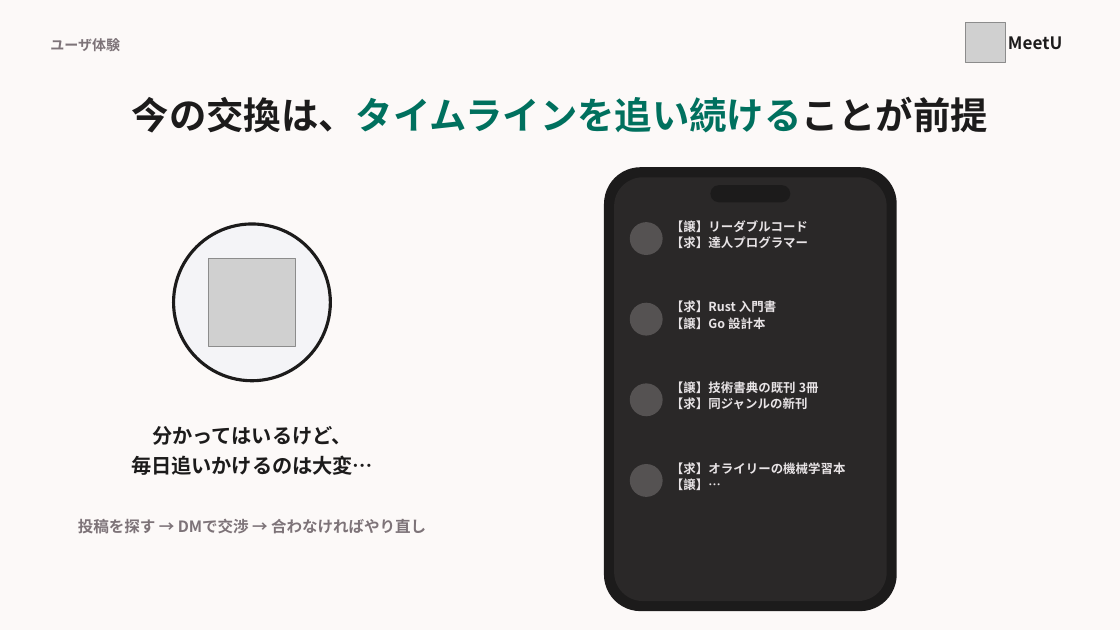
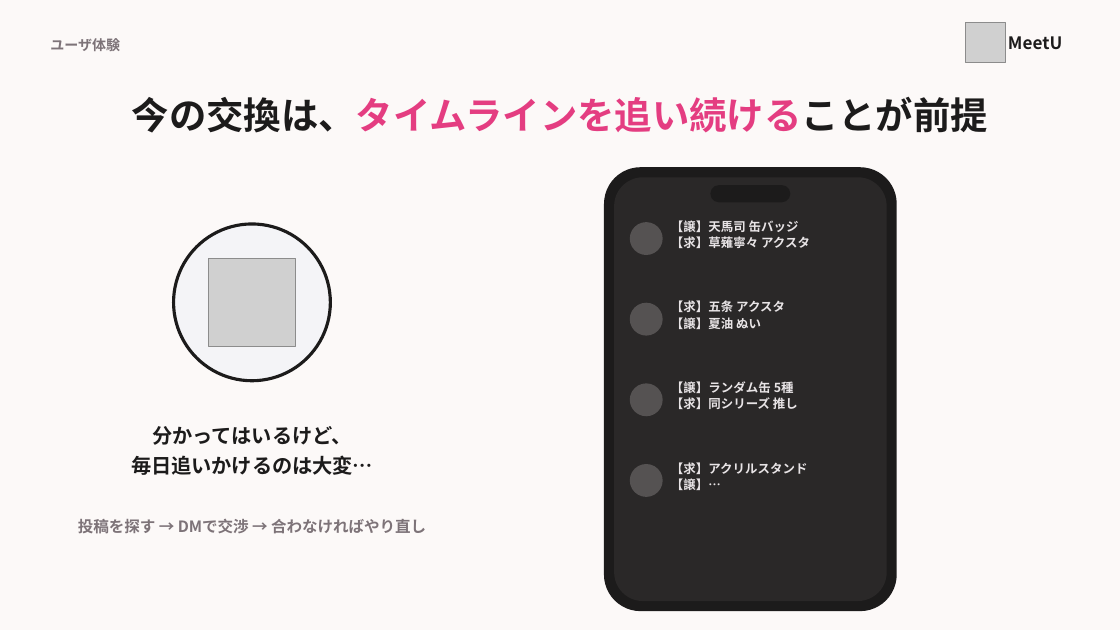
Before and after one commit to MurakamiHonami/MeetU, a slide deck: slide 8 of slide/MeetU_pitch.pptx. Drawn at 1120x630 pixels with LibreOffice and Linux fonts; fonts in the diff are those of the drawing; grey boxes stand for pictures. Boxes give left, top, right and bottom in pixels: in the first picture for what was removed or moved away, otherwise in the second. Text is boxed around its words. In the diff, an @@ line names an element or a change of style, - is before the commit and + after.

```diff
--- a/slide/MeetU_pitch.pptx
+++ b/slide/MeetU_pitch.pptx
@@ text "今の交換は、タイムラインを追い続けることが前提" at [132,97,988,133]: text colour #00705E to #E43D81 in "今の交換は、タイムラインを追い続けることが前提" @@
@@ text at [671,220,810,248]: text changed @@
-【譲】リーダブルコード
-【求】達人プログラマー
+【譲】天馬司 缶バッジ
+【求】草薙寧々 アクスタ
@@ text at [671,300,785,329]: text changed @@
-【求】Rust 入門書
-【譲】Go 設計本
+【求】五条 アクスタ
+【譲】夏油 ぬい
@@ text at [671,381,798,409]: text changed @@
-【譲】技術書典の既刊 3冊
-【求】同ジャンルの新刊
+【譲】ランダム缶 5種
+【求】同シリーズ 推し
@@ text at [671,462,808,474]: text changed @@
-【求】オライリーの機械学習本
+【求】アクリルスタンド
```
Also in this commit, not shown: 21 other slides changed, 12 other files.
